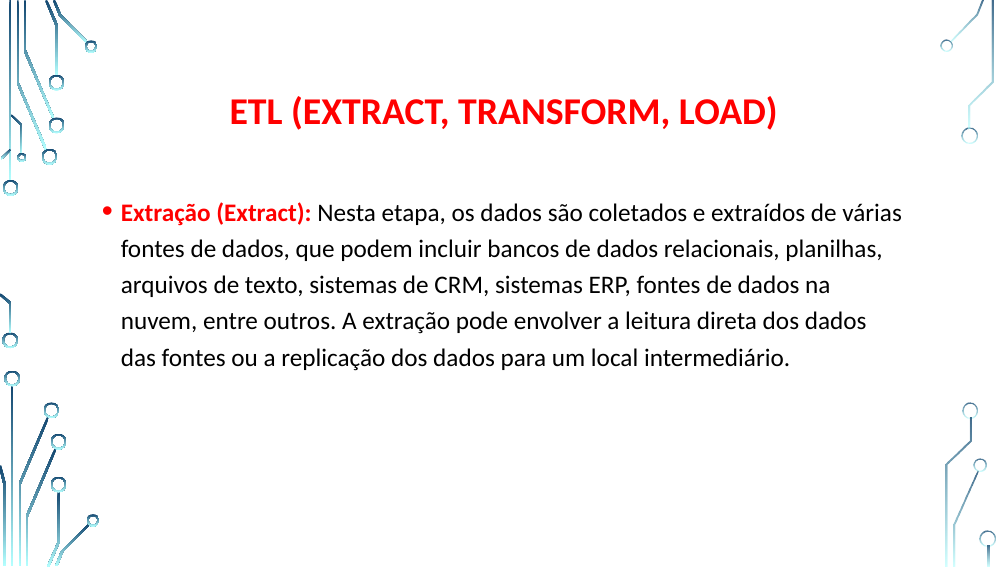
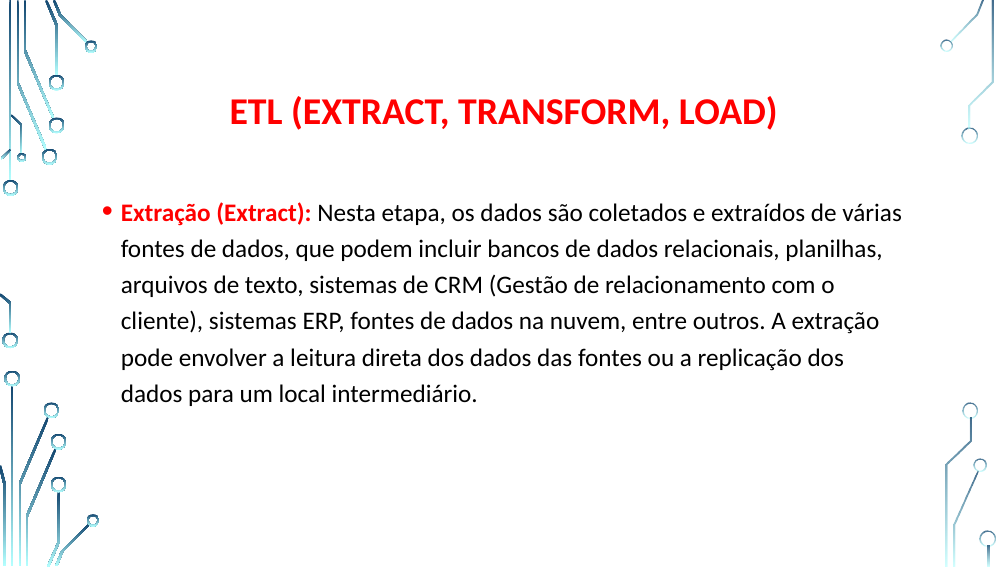
Before and after one commit to luisfernandospoljaric/SENAI2024, a slide deck: slide 12 of Power_BI_32h/Aula 1/Aula 01 - Power BI.pptx. Drawn at 1008x567 pixels with LibreOffice and Linux fonts; fonts in the diff are those of the drawing; background and template pictures are left out. Boxes give left, top, right and bottom in pixels: in the first picture for what was removed or moved away, otherwise in the second. Text is boxed around its words. In the diff, an @@ line names an element or a change of style, - is before the commit and + after.

```diff
--- a/Power_BI_32h/Aula 1/Aula 01 - Power BI.pptx
+++ b/Power_BI_32h/Aula 1/Aula 01 - Power BI.pptx
@@ text at (x1=121, y1=202, x2=902, y2=406): text changed @@
-• Extração (Extract): Nesta etapa, os dados são coletados e extraídos de várias fontes de dados, que podem incluir bancos de dados relacionais, planilhas, arquivos de texto, sistemas de CRM, sistemas ERP, fontes de dados na nuvem, entre outros. A extração pode envolver a leitura direta dos dados das fontes ou a replicação dos dados para um local intermediário.
+• Extração (Extract): Nesta etapa, os dados são coletados e extraídos de várias fontes de dados, que podem incluir bancos de dados relacionais, planilhas, arquivos de texto, sistemas de CRM (Gestão de relacionamento com o cliente), sistemas ERP, fontes de dados na nuvem, entre outros. A extração pode envolver a leitura direta dos dados das fontes ou a replicação dos dados para um local intermediário.
```
Also in this commit, not shown: 1 other slide changed.
